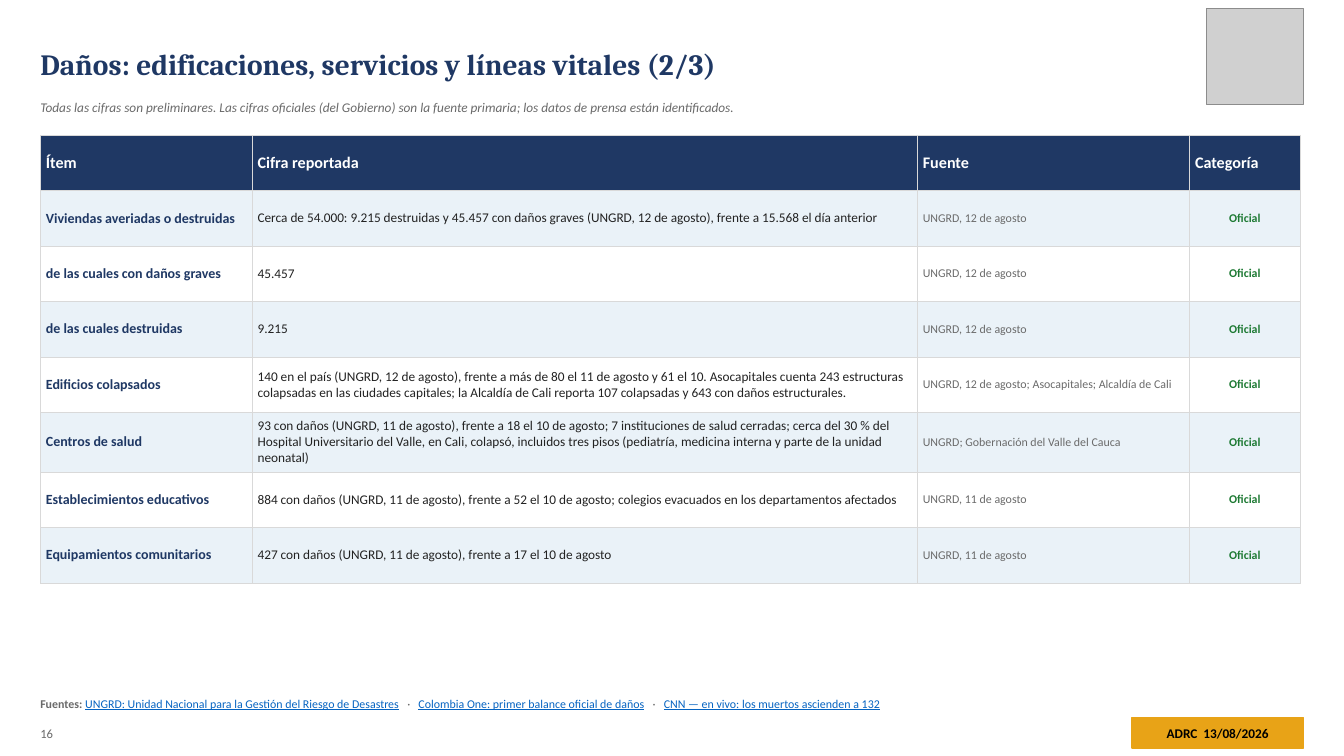
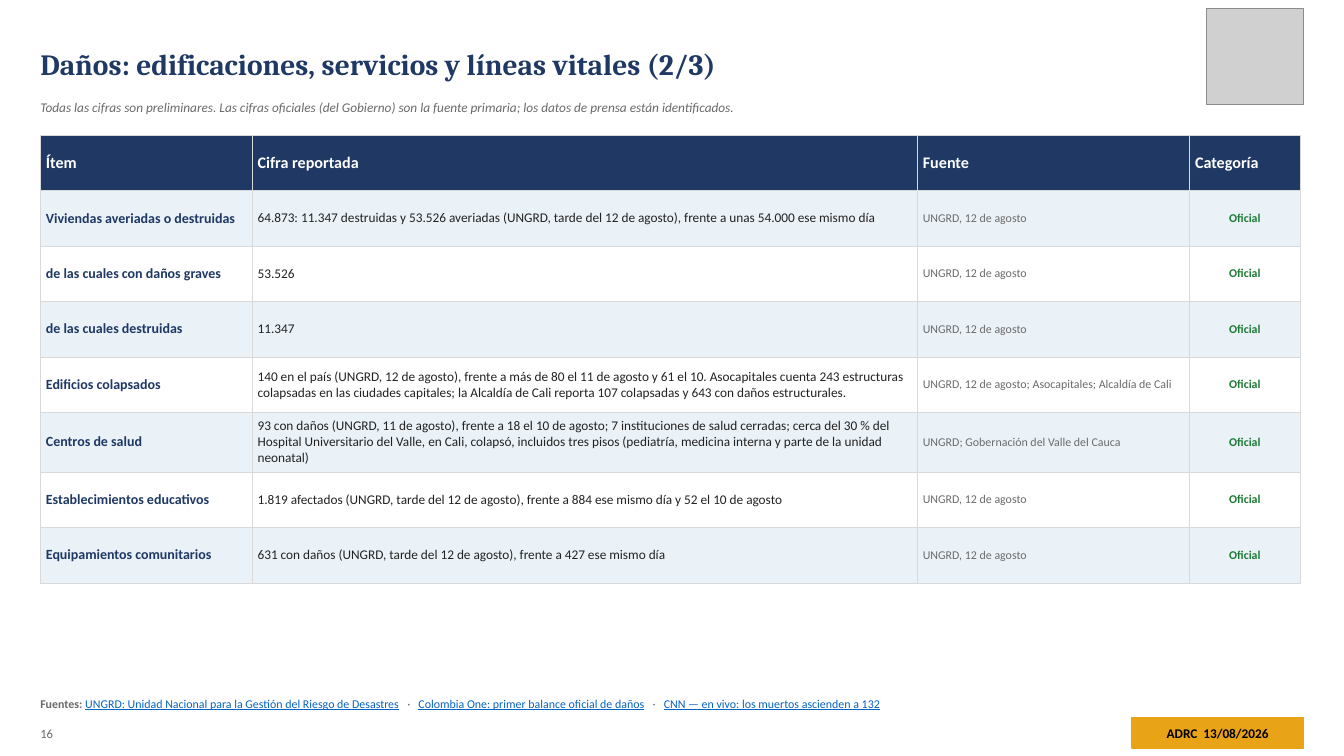
Before and after one commit to kochobi-max/whatsmap, a slide deck: slide 16 of reports/colombia_eq_20260810/output/ADRC_EQ_COL_Choco_20260810_ES.pptx. Drawn at 1344x756 pixels with LibreOffice and Linux fonts; fonts in the diff are those of the drawing; grey boxes stand for pictures. Boxes give left, top, right and bottom in pixels: in the first picture for what was removed or moved away, otherwise in the second. Text is boxed around its words. In the diff, an @@ line names an element or a change of style, - is before the commit and + after.

```diff
--- a/reports/colombia_eq_20260810/output/ADRC_EQ_COL_Choco_20260810_ES.pptx
+++ b/reports/colombia_eq_20260810/output/ADRC_EQ_COL_Choco_20260810_ES.pptx
@@ table at [40,135,1301,566] @@
-row 2, column 2: Cerca de 54.000: 9.215 destruidas y 45.457 con daños graves (UNGRD, 12 de agosto), frente a 15.568 el día anterior
+row 2, column 2: 64.873: 11.347 destruidas y 53.526 averiadas (UNGRD, tarde del 12 de agosto), frente a unas 54.000 ese mismo día
-row 3, column 2: 45.457
+row 3, column 2: 53.526
-row 4, column 2: 9.215
+row 4, column 2: 11.347
-row 7, column 2: 884 con daños (UNGRD, 11 de agosto), frente a 52 el 10 de agosto; colegios evacuados en los departamentos afectados
+row 7, column 2: 1.819 afectados (UNGRD, tarde del 12 de agosto), frente a 884 ese mismo día y 52 el 10 de agosto
-row 7, column 3: UNGRD, 11 de agosto
+row 7, column 3: UNGRD, 12 de agosto
-row 8, column 2: 427 con daños (UNGRD, 11 de agosto), frente a 17 el 10 de agosto
+row 8, column 2: 631 con daños (UNGRD, tarde del 12 de agosto), frente a 427 ese mismo día
-row 8, column 3: UNGRD, 11 de agosto
+row 8, column 3: UNGRD, 12 de agosto
```
Also in this commit, not shown: 12 other slides changed, 7 other files.
